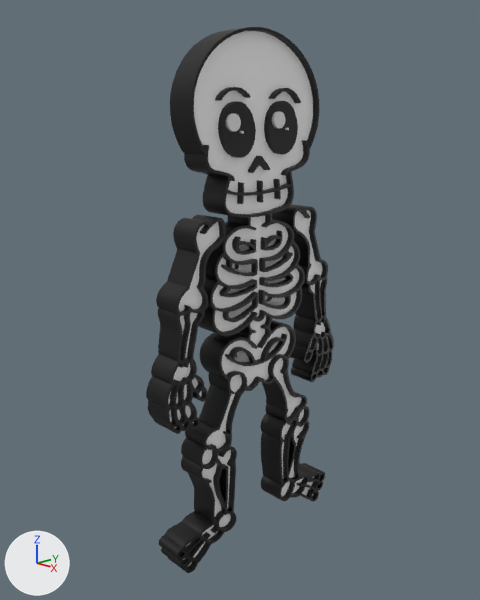
One commit to the Blender file Blender Dateien/Skeleton.blend: the scene before it, then after it.
Camera for both pictures: a 50 mm camera at (3.92, -3.8, 3.73) aimed at (-0.06, -0.05, 2.23). The lights are fixed; the arrows at lower left show +X, +Y and +Z.

In view in the first picture: 'Arm 1', 'Arm 2', 'Skeleton Body'.
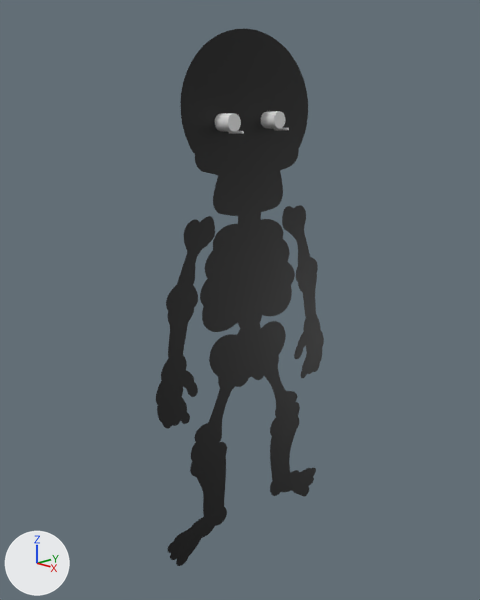
Location of each change, (x1, y1, x2, y2) in pixels of the pictures (480 x 600 px):
```json
{"object": "Skeleton Body", "change": "hidden", "before": [159, 27, 325, 573]}
{"object": "Skeleton outkline", "change": "added", "after": [168, 29, 316, 566], "on screen": "black"}
{"object": "Arm 2", "change": "hidden", "before": [146, 215, 226, 434], "on screen": "black"}
{"object": "Arm 1", "change": "hidden", "before": [272, 204, 334, 382], "on screen": "black"}
{"object": "Arm 2outline", "change": "added", "after": [156, 216, 215, 429], "on screen": "black"}
{"object": "Arm 1 outline", "change": "added", "after": [282, 205, 324, 378], "on screen": "black"}
```

The change, as JSON lines over the scene's bpy script:
```json
{"op": "add", "block": "img_img_4570_png_001", "code": ["img_img_4570_png_001 = load_image('IMG_4570.PNG.001', '../Texturen und Bilder/01Game/Skeleton/IMG_4570.PNG', 2048, 2048, 'sRGB')"]}
{"op": "remove", "block": "mat_material_001", "code": "mat_material_001.base_color = (1.0, 1.0, 1.0)  # white #ffffff"}
{"op": "add", "block": "mat_material_001", "code": "mat_material_001.texture = img_img_4570_png_001"}
{"op": "add", "block": "me_plane_005", "code": ["me_plane_005 = bpy.data.meshes.new('Plane.005')", "me_plane_005.from_pydata(...)  # 193 vertices, 95 faces; spans x -0.08, y -0.48..0.15, z -1.55..0.12", "me_plane_005.polygons.foreach_set('use_smooth', [True] * 95)", "me_plane_005.materials.append(mat_material_001)  # picture img_img_4570_png_001"]}
{"op": "add", "block": "me_plane_004", "code": ["me_plane_004 = bpy.data.meshes.new('Plane.004')", "me_plane_004.from_pydata(...)  # 185 vertices, 91 faces; spans x -0.08, y -0.16..0.46, z -1.53..0.13", "me_plane_004.polygons.foreach_set('use_smooth', [True] * 91)", "me_plane_004.materials.append(mat_material_002)  # black #000000"]}
{"op": "add", "block": "me_plane_003", "code": ["me_plane_003 = bpy.data.meshes.new('Plane.003')", "me_plane_003.from_pydata(...)  # 698 vertices, 243 faces; spans x 0.0, y -0.94..0.95, z 0.02..4.38", "me_plane_003.polygons.foreach_set('use_smooth', [True] * 243)", "me_plane_003.materials.append(mat_material_002)  # black #000000"]}
{"op": "add", "block": "ob_skeleton_body", "code": "ob_skeleton_body.hide_set(True)"}
{"op": "add", "block": "ob_arm_1", "code": "ob_arm_1.hide_set(True)"}
{"op": "add", "block": "ob_arm_2", "code": "ob_arm_2.hide_set(True)"}
{"op": "add", "block": "ob_arm_2outline", "code": ["ob_arm_2outline = bpy.data.objects.new('Arm 2outline', me_plane_005)", "ob_arm_2outline.parent = ob_skeleton_body", "ob_arm_2outline.location = (0.0752, -0.529, 2.873)"]}
{"op": "add", "block": "ob_arm_1_outline", "code": ["ob_arm_1_outline = bpy.data.objects.new('Arm 1 outline', me_plane_004)", "ob_arm_1_outline.parent = ob_skeleton_body", "ob_arm_1_outline.location = (0.0752, 0.545, 2.858)"]}
{"op": "add", "block": "ob_skeleton_outkline", "code": ["ob_skeleton_outkline = bpy.data.objects.new('Skeleton outkline', me_plane_003)", "ob_skeleton_outkline.location = (0.0, 0.0, 0.0)"]}
```
